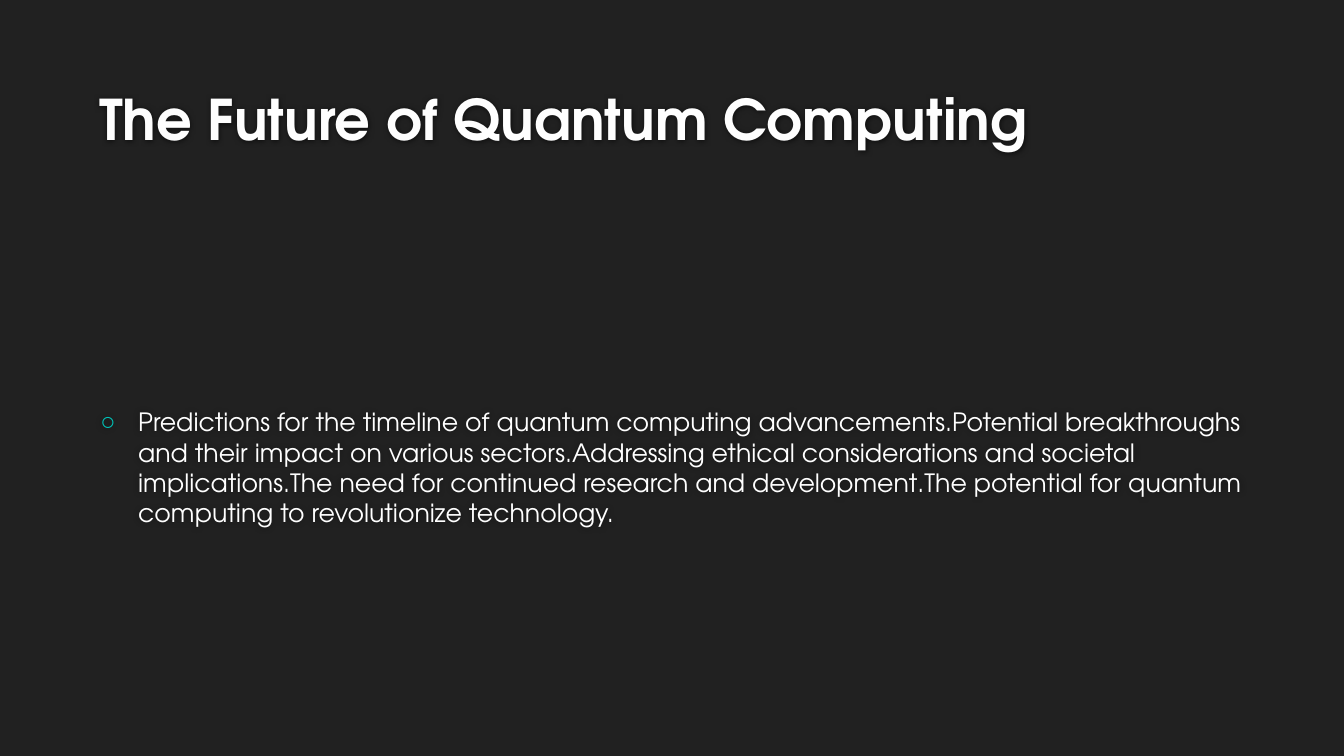
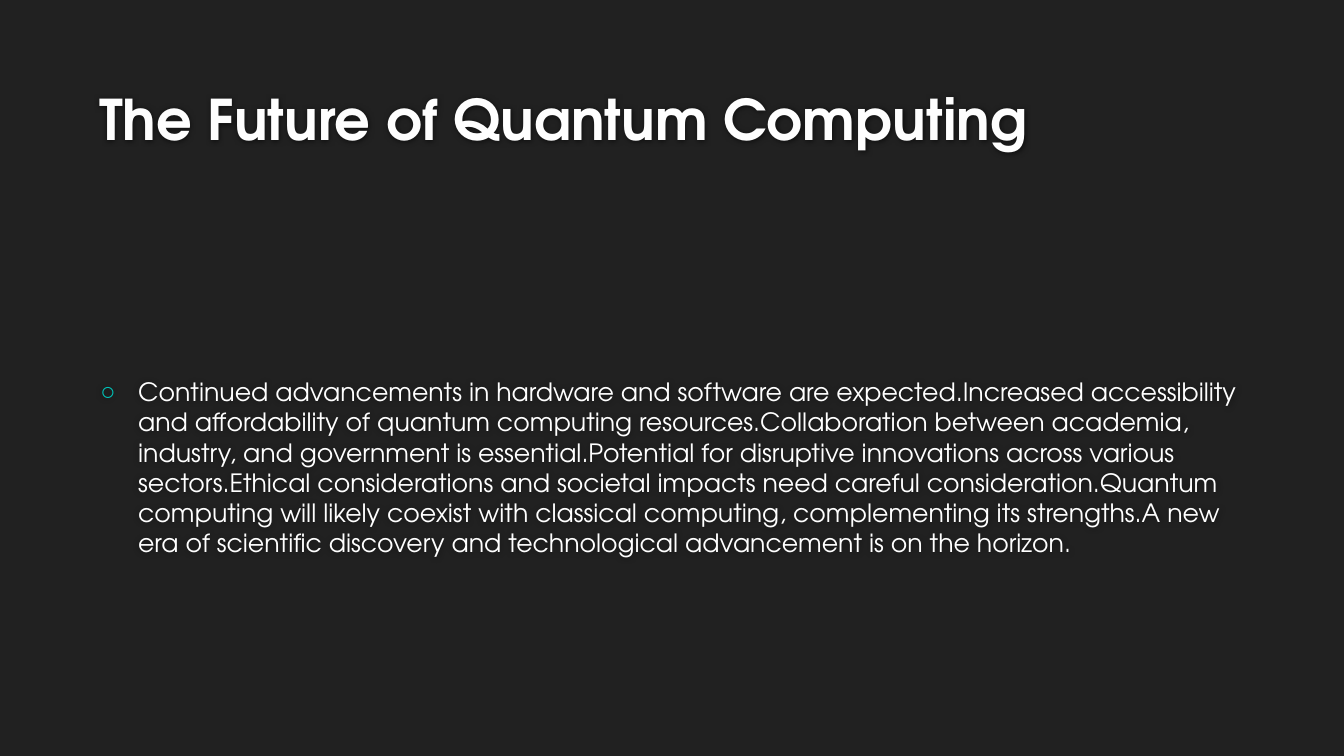
Before and after one commit to AdityaB-11/Pdf_to_presentation_GenAI, a slide deck: slide 10 of output/topic_quantum_computing_.pptx (slide 11 before the commit). Drawn at 1344x756 pixels with LibreOffice and Linux fonts; fonts in the diff are those of the drawing; background and template pictures are left out. Boxes give left, top, right and bottom in pixels: in the first picture for what was removed or moved away, otherwise in the second. Text is boxed around its words. In the diff, an @@ line names an element or a change of style, - is before the commit and + after.

```diff
--- a/output/topic_quantum_computing_.pptx
+++ b/output/topic_quantum_computing_.pptx
@@ text at [138,382,1236,558]: text changed @@
-○ Predictions for the timeline of quantum computing advancements.Potential breakthroughs and their impact on various sectors.Addressing ethical considerations and societal implications.The need for continued research and development.The potential for quantum computing to revolutionize technology.
+○ Continued advancements in hardware and software are expected.Increased accessibility and affordability of quantum computing resources.Collaboration between academia, industry, and government is essential.Potential for disruptive innovations across various sectors.Ethical considerations and societal impacts need careful consideration.Quantum computing will likely coexist with classical computing, complementing its strengths.A new era of scientific discovery and technological advancement is on the horizon.
```
Also in this commit, not shown: 8 other slides changed, 2 slides removed, 5 other files.
